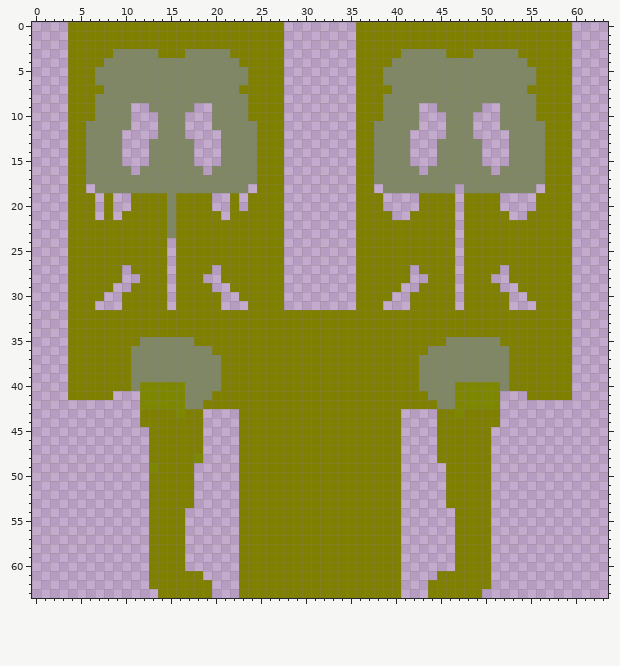
File history of a pixel-art sprite, Resources/Textures/_Impstation/Mobs/Species/Anomalocarid/displacement.rsi/outerClothing.png. Above: the version before the commit.
The file is 64x64 pixels. Colours within 5 levels of each other are drawn and written as one.
Once edited:
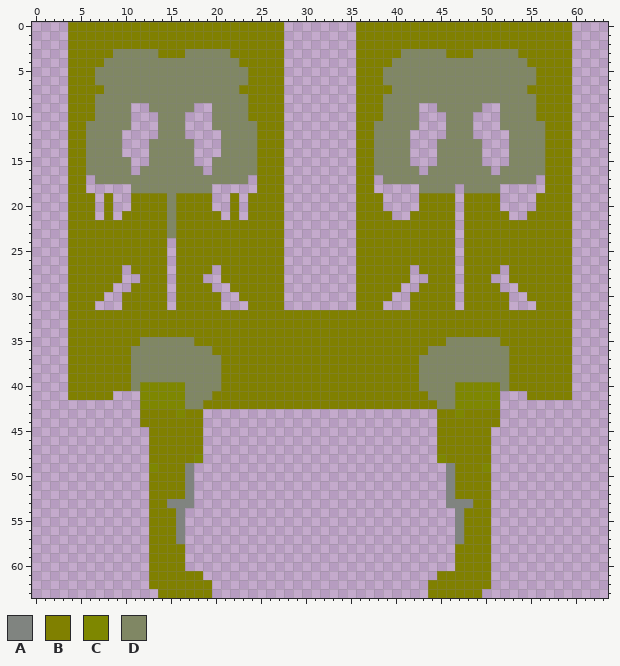
Palette (. is transparent): A #808480  B #808000  C #7e8700  D #808764
Edits made:
y 15: x 10 . -> D; x 20 . -> D
y 17: x 6 D -> .; x 24 D -> .; x 38 D -> .; x 56 D -> .
y 18: x 7..10 DDDD -> ....; x 20..23 DDDD -> ....; x 39..42 DDDD -> ....; x 52..55 DDDD -> ....
y 21: x 23 B -> .
y 43..47: x 23..40 BBBBBBBBBBBBBBBBBB -> ..................
y 48: x 23..40 BBBBBBBBBBBBBBBBBB -> ..................; x 45 B -> C
y 49: x 17 B -> A; x 23..40 BBBBBBBBBBBBBBBBBB -> ..................; x 46 B -> A; x 50 B -> C
y 50..52: x 17 B -> A; x 23..40 BBBBBBBBBBBBBBBBBB -> ..................; x 46 B -> A
y 53: x 15..17 BBB -> AAA; x 23..40 BBBBBBBBBBBBBBBBBB -> ..................; x 46..48 BBB -> AAA
y 54..57: x 16 B -> A; x 23..40 BBBBBBBBBBBBBBBBBB -> ..................; x 47 B -> A
y 58..63: x 23..40 BBBBBBBBBBBBBBBBBB -> ..................
Where, in picture pixels (left, top, right, bottom), the same in both pictures:
changed: (86, 157, 131, 193)
changed: (212, 157, 257, 220)
erased: (374, 175, 419, 193)
erased: (500, 175, 545, 193)
erased: (239, 409, 401, 598)
changed: (437, 454, 491, 544)
changed: (167, 463, 194, 544)
